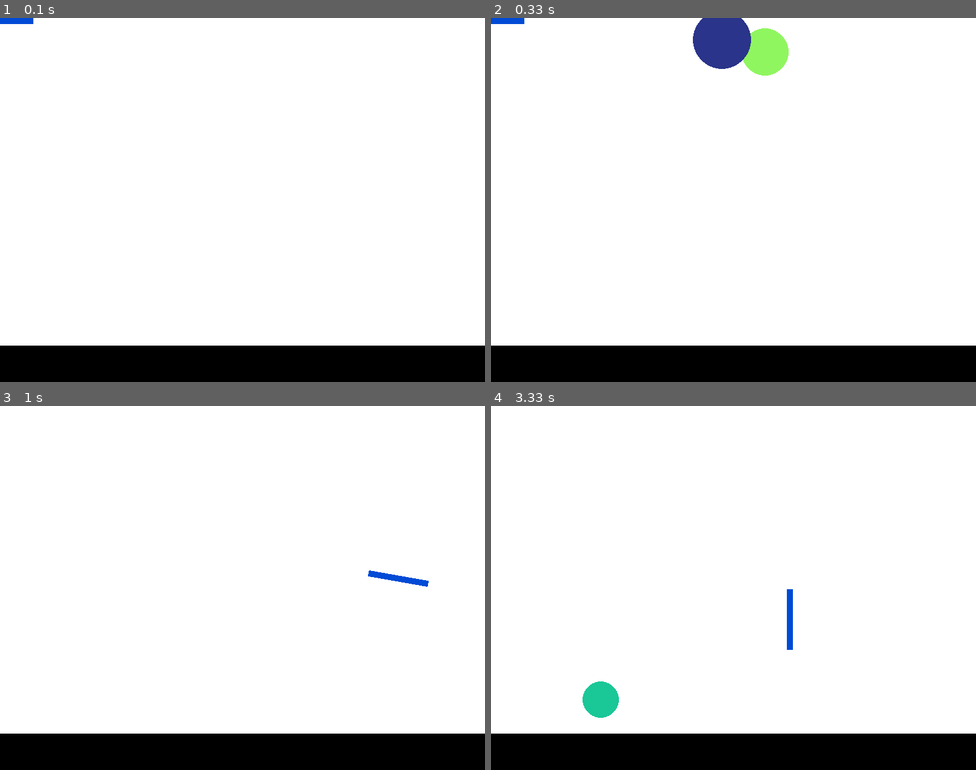
Above: before the commit, frames 1-4 (two rows, left to right).
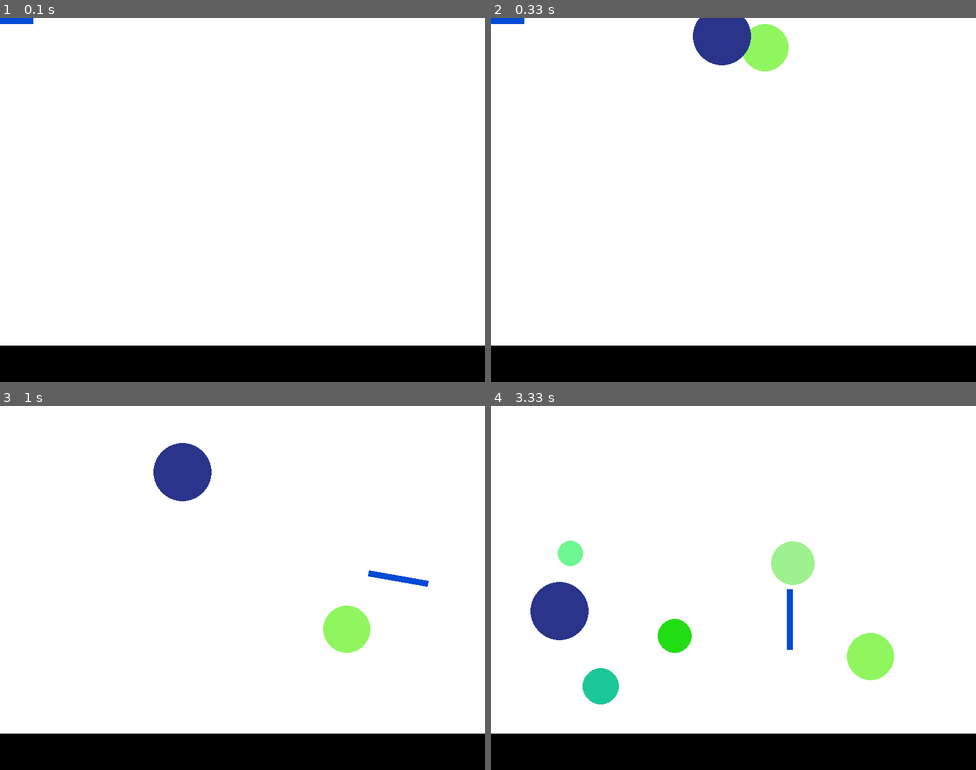
Above: after the commit, the same moments.

Repository: MichaelLesirge/intermediate-programming-class
Game: pygame game, started from ball_physics.py
Same seed, same stepped clock (60 frames per second), same inputs: the game is played once before the commit and once after it.
Inputs (mouse positions are in pixels of both pictures, inside the frame that each line leads up to):
- Up to frame 1 (0.1 s): no input
- Up to frame 2 (0.33 s): no input
- Up to frame 3 (1 s): hold Right 0.33-0.8 s; move the mouse to (223, 602) at 0.37 s; hold Right from 0.83 s (still down); move the mouse to (397, 577) at 0.87 s
- Up to frame 4 (3.33 s): release Right at 1.3 s; hold Left 1.33-1.87 s; move the mouse to (617, 591) at 1.37 s; hold Left 1.9-2.3 s; move the mouse to (583, 533) at 1.93 s; hold Right 2.33-2.97 s; move the mouse to (806, 460) at 2.37 s; hold Left from 3 s (still down); move the mouse to (791, 620) at 3.03 s

Frame 1 is identical in both runs. In frame 2, 0.4% of the frame differs, in the area x 41-62%, y 0-16%; in frame 3, 2.5%; in frame 4, 4.7%, in the area x 8-84%, y 37-86%.

Commit message:
finish simple bouncing

Diff:
--- a/ball_physics.py
+++ b/ball_physics.py
@@ -1,4 +1,3 @@
-from typing import Any
 import pygame
 import random
 import math
@@ -8,8 +7,9 @@
 SCREEN_WIDTH = 800
 SCREEN_HEIGHT = 600
 
-BOUNCE_RETENTION = 0.6
+BOUNCE_RETENTION = 0.9
 GRAVITY = pygame.Vector2(0, 0.5)
+AIR_RESISTANCE = 0.005
 
 FPS = 60
 WHITE = (255, 255, 255)
@@ -61,9 +61,22 @@
         other_balls: list[Ball] = list(other_balls_group)
 
         self.velocity += GRAVITY
+        if self.velocity.x > 0: self.velocity.x -= AIR_RESISTANCE
+        if self.velocity.x < 0: self.velocity.x += AIR_RESISTANCE
+        if self.velocity.y > 0: self.velocity.y -= AIR_RESISTANCE
+        if self.velocity.y < 0: self.velocity.y += AIR_RESISTANCE
 
         self.position += self.velocity
 
+        if self.rect.left < 0 or self.rect.right > SCREEN_WIDTH:
+            self.velocity.x *= -BOUNCE_RETENTION
+
+        for floor in floors:
+            # if self.rect.bottom > floor.rect.top:
+            if self.rect.colliderect(floor.rect):
+                self.rect.bottom = floor.rect.top
+                self.velocity.y -= 3
+                self.velocity.y *= -BOUNCE_RETENTION
 
 
 class Floor(pygame.sprite.Sprite):
